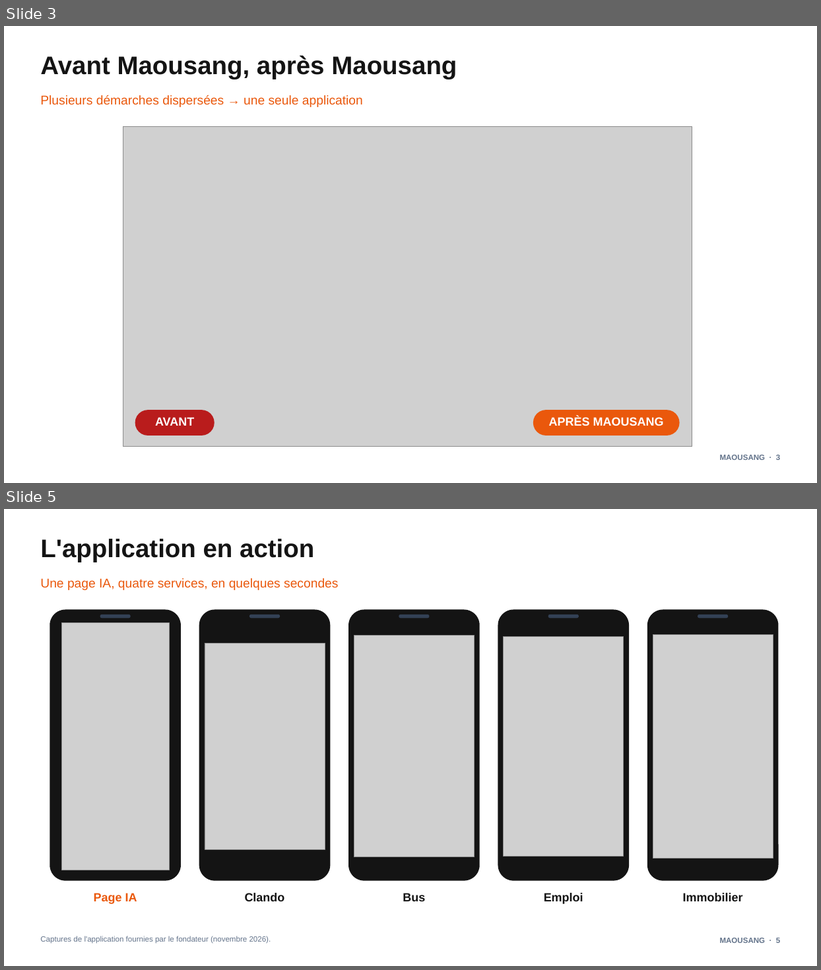
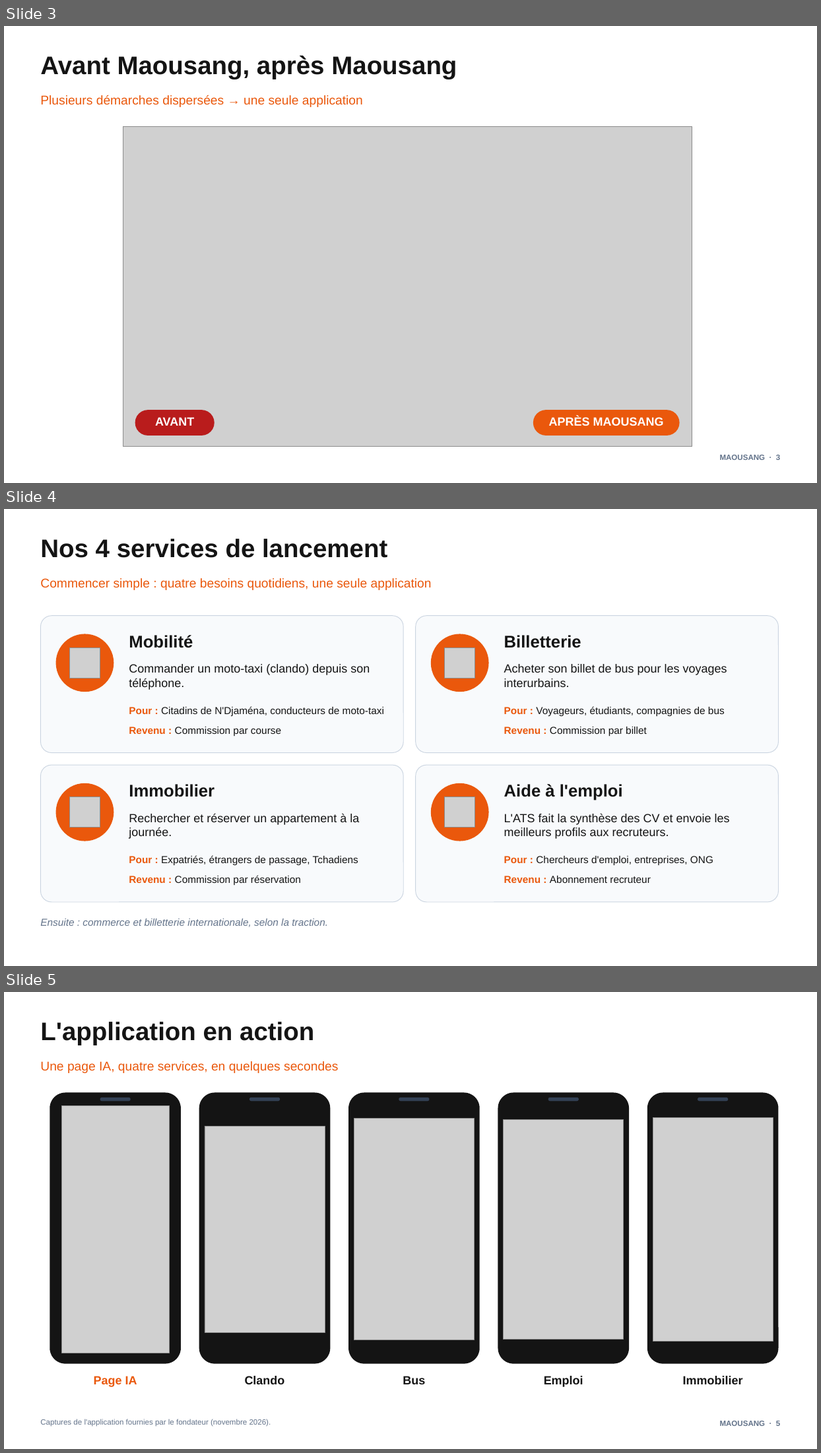
Before and after one commit to Mgdestin235/humanizer, a slide deck: maousang/livrables/MAOUSANG_PITCH_5MIN.pptx. Shown one above the other, each under a label of ours: slides 3 and 5 before the commit, slides 3, 4 and 5 after it; the slides between them are not shown. The pictures are 821x970 and 821x1453 pixels, drawn with LibreOffice and Linux fonts; fonts in the diff are those of the drawing; grey boxes stand for pictures. Boxes give left, top, right and bottom in pixels: in the first picture for what was removed or moved away, otherwise in the second. Text is boxed around its words. In the diff, an @@ line names an element or a change of style, - is before the commit and + after.

```diff
--- a/maousang/livrables/MAOUSANG_PITCH_5MIN.pptx
+++ b/maousang/livrables/MAOUSANG_PITCH_5MIN.pptx
@@ slide 4 added at (x1=4, y1=509, x2=817, y2=966), background #FFFFFF @@
@@ text added at (x1=40, y1=539, x2=387, y2=558), 30 pt, text #141414, bold @@
+Nos 4 services de lancement
@@ text added at (x1=40, y1=578, x2=432, y2=590), 15 pt, text #EA580C @@
+Commencer simple : quatre besoins quotidiens, une seule application
@@ rounded rectangle added at (x1=40, y1=616, x2=403, y2=753), fill #F8FAFC, outline #CBD5E1 0.75 pt @@
@@ rounded rectangle added at (x1=416, y1=616, x2=779, y2=753), fill #F8FAFC, outline #CBD5E1 0.75 pt @@
@@ ellipse added at (x1=56, y1=634, x2=114, y2=692), fill #EA580C @@
@@ text added at (x1=129, y1=635, x2=193, y2=648), 20 pt, text #141414, bold @@
+Mobilité
@@ ellipse added at (x1=431, y1=634, x2=489, y2=692), fill #EA580C @@
@@ text added at (x1=504, y1=635, x2=582, y2=648), 20 pt, text #141414, bold @@
+Billetterie
@@ picture added at (x1=70, y1=648, x2=100, y2=678) @@
@@ text added at (x1=129, y1=664, x2=370, y2=690), 14 pt, text #141414 @@
+Commander un moto-taxi (clando) depuis son téléphone.
@@ picture added at (x1=445, y1=648, x2=475, y2=678) @@
@@ text added at (x1=504, y1=664, x2=727, y2=687), 14 pt, text #141414 @@
+Acheter son billet de bus pour les voyages interurbains.
@@ text added at (x1=129, y1=706, x2=384, y2=716), 12 pt, text #141414 @@
+Pour : Citadins de N'Djaména, conducteurs de moto-taxi
@@ text added at (x1=504, y1=706, x2=725, y2=716), 12 pt, text #141414 @@
+Pour : Voyageurs, étudiants, compagnies de bus
@@ text added at (x1=129, y1=727, x2=281, y2=736), 12 pt, text #141414 @@
+Revenu : Commission par course
@@ text added at (x1=504, y1=727, x2=647, y2=737), 12 pt, text #141414 @@
+Revenu : Commission par billet
@@ rounded rectangle added at (x1=40, y1=765, x2=403, y2=902), fill #F8FAFC, outline #CBD5E1 0.75 pt @@
@@ rounded rectangle added at (x1=416, y1=765, x2=779, y2=902), fill #F8FAFC, outline #CBD5E1 0.75 pt @@
@@ ellipse added at (x1=56, y1=784, x2=114, y2=842), fill #EA580C @@
@@ text added at (x1=129, y1=784, x2=215, y2=797), 20 pt, text #141414, bold @@
+Immobilier
@@ ellipse added at (x1=431, y1=784, x2=489, y2=842), fill #EA580C @@
@@ text added at (x1=504, y1=784, x2=623, y2=801), 20 pt, text #141414, bold @@
+Aide à l'emploi
@@ picture added at (x1=70, y1=797, x2=100, y2=827) @@
@@ picture added at (x1=445, y1=797, x2=475, y2=827) @@
@@ text added at (x1=129, y1=813, x2=359, y2=839), 14 pt, text #141414 @@
+Rechercher et réserver un appartement à la journée.
@@ text added at (x1=504, y1=813, x2=730, y2=839), 14 pt, text #141414 @@
+L'ATS fait la synthèse des CV et envoie les meilleurs profils aux recruteurs.
@@ text added at (x1=129, y1=855, x2=358, y2=866), 12 pt, text #141414 @@
+Pour : Expatriés, étrangers de passage, Tchadiens
@@ text added at (x1=504, y1=856, x2=714, y2=866), 12 pt, text #141414 @@
+Pour : Chercheurs d'emploi, entreprises, ONG
@@ text added at (x1=129, y1=875, x2=301, y2=885), 12 pt, text #141414 @@
+Revenu : Commission par réservation
@@ text added at (x1=504, y1=876, x2=651, y2=883), 12 pt, text #141414 @@
+Revenu : Abonnement recruteur
@@ text added at (x1=40, y1=919, x2=328, y2=927), 12 pt, text #64748B, italic @@
+Ensuite : commerce et billetterie internationale, selon la traction.
```
Also in this commit, not shown: 1 other slide added, 2 slides removed, 7 other files.
